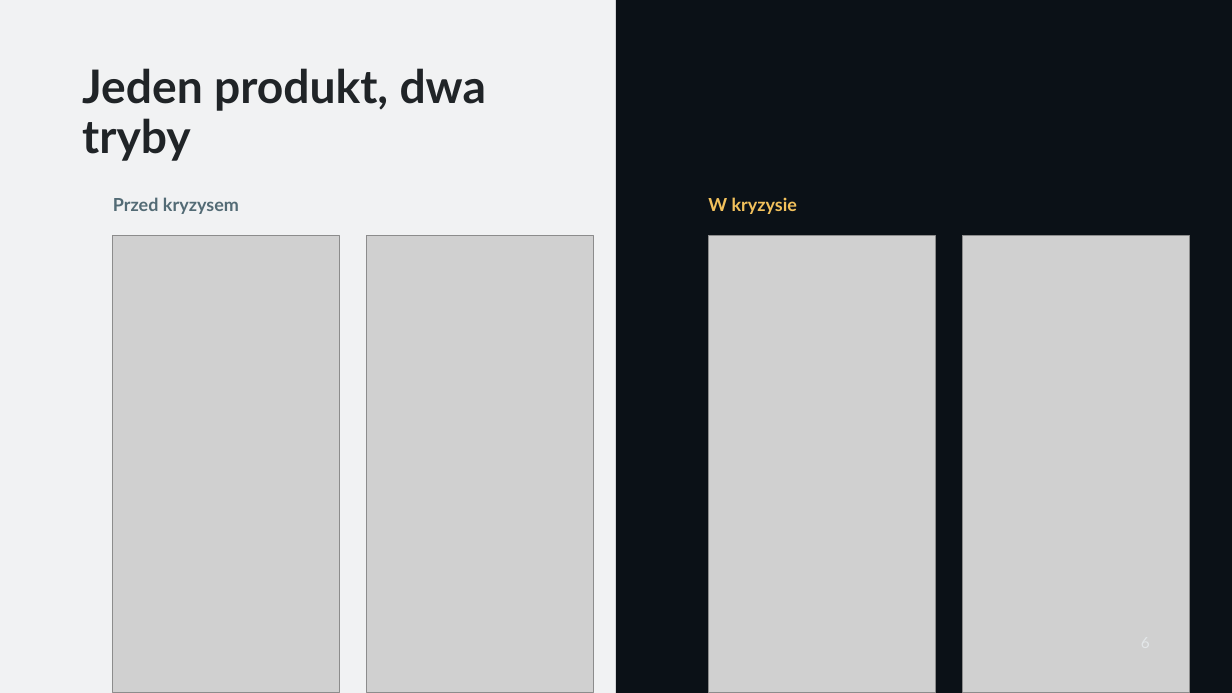
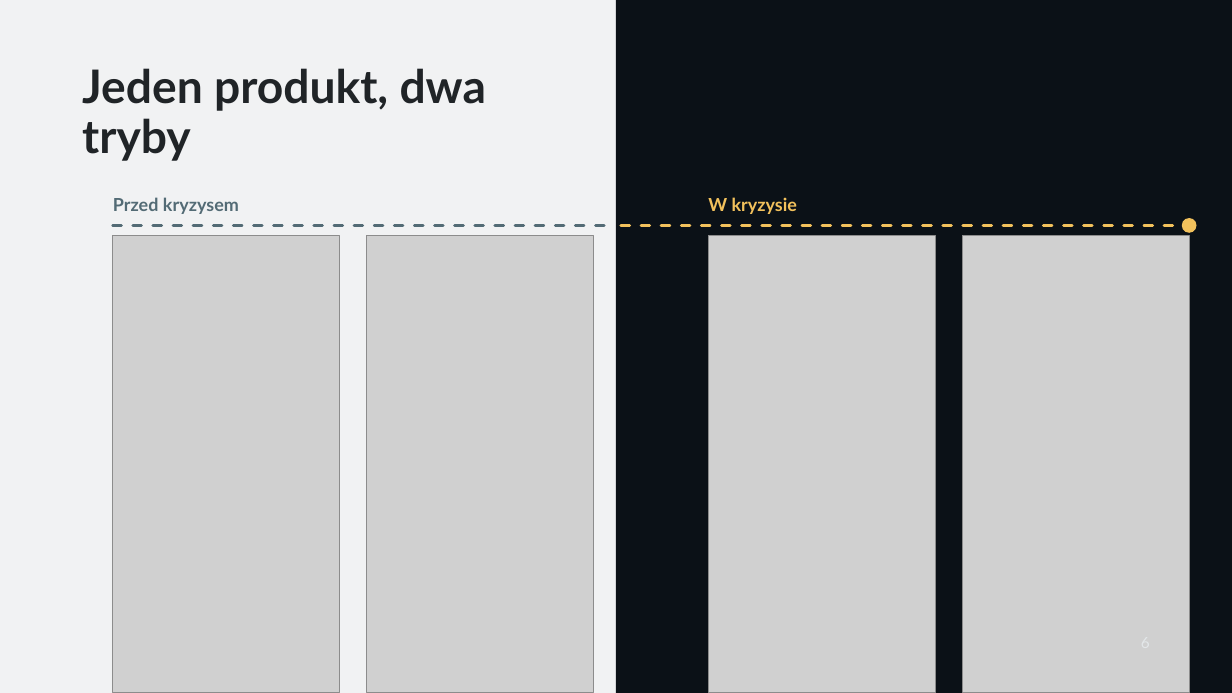
Before and after one commit to jazlik/turbo-defence, a slide deck: slide 6 of context/foundation/prezentacja/W_razie_W_HackYeah_2026_wersja_robocza.pptx. Drawn at 1232x693 pixels with LibreOffice and Linux fonts; fonts in the diff are those of the drawing; grey boxes stand for pictures. Boxes give left, top, right and bottom in pixels: in the first picture for what was removed or moved away, otherwise in the second. Text is boxed around its words. In the diff, an @@ line names an element or a change of style, - is before the commit and + after.

```diff
--- a/context/foundation/prezentacja/W_razie_W_HackYeah_2026_wersja_robocza.pptx
+++ b/context/foundation/prezentacja/W_razie_W_HackYeah_2026_wersja_robocza.pptx
@@ freeform shape added at bbox=[113, 226, 612, 226], outline #536B75 2.25 pt dashed @@
@@ freeform shape added at bbox=[621, 226, 1189, 226], outline #F2C15C 2.25 pt dashed @@
@@ ellipse added at bbox=[1182, 218, 1197, 233], fill #F2C15C @@
```
Also in this commit, not shown: 6 other slides changed, 11 other files.
